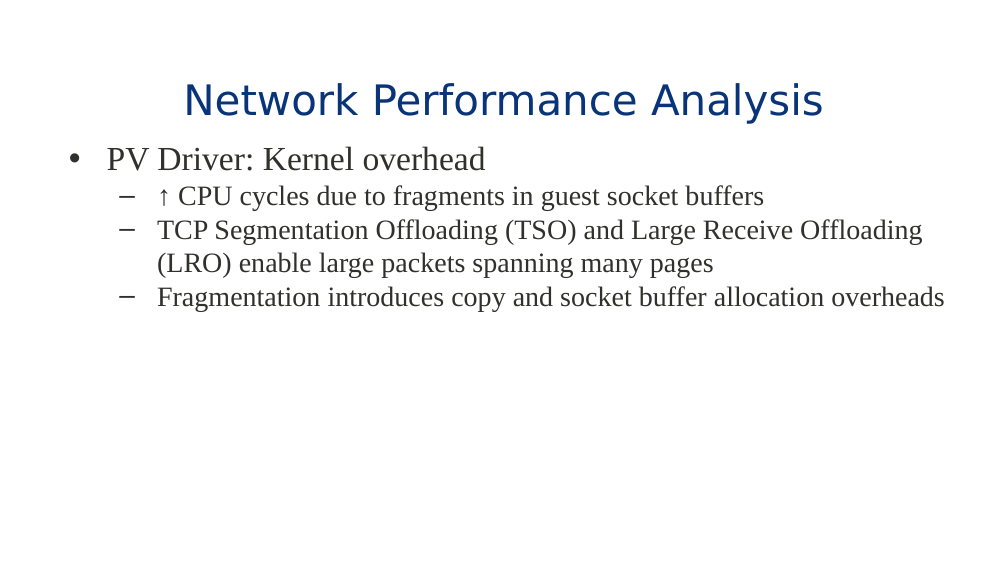
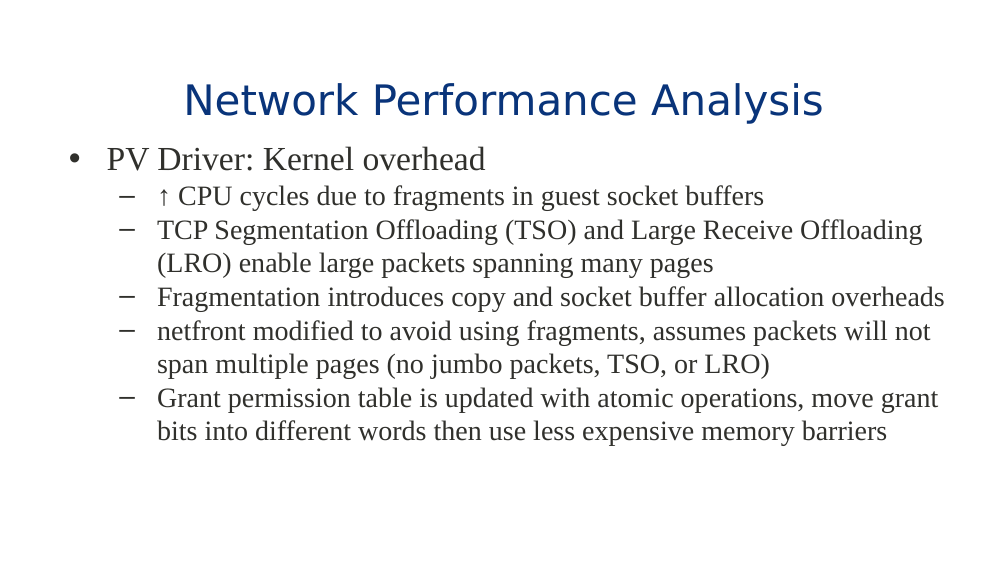
Before and after one commit to eddie-c-davis/cs-advos, a slide deck: slide 18 of presentations/Bridging.pptx. Drawn at 1008x567 pixels with LibreOffice and Linux fonts; fonts in the diff are those of the drawing; background and template pictures are left out. Boxes give left, top, right and bottom in pixels: in the first picture for what was removed or moved away, otherwise in the second. Text is boxed around its words. In the diff, an @@ line names an element or a change of style, - is before the commit and + after.

```diff
--- a/presentations/Bridging.pptx
+++ b/presentations/Bridging.pptx
@@ text at bbox=[157, 320, 939, 446]: paragraphs added @@
+  – netfront modified to avoid using fragments, assumes packets will not span multiple pages (no jumbo packets, TSO, or LRO)
+  – Grant permission table is updated with atomic operations, move grant bits into different words then use less expensive memory barriers
```
Also in this commit, not shown: 7 other slides changed.
